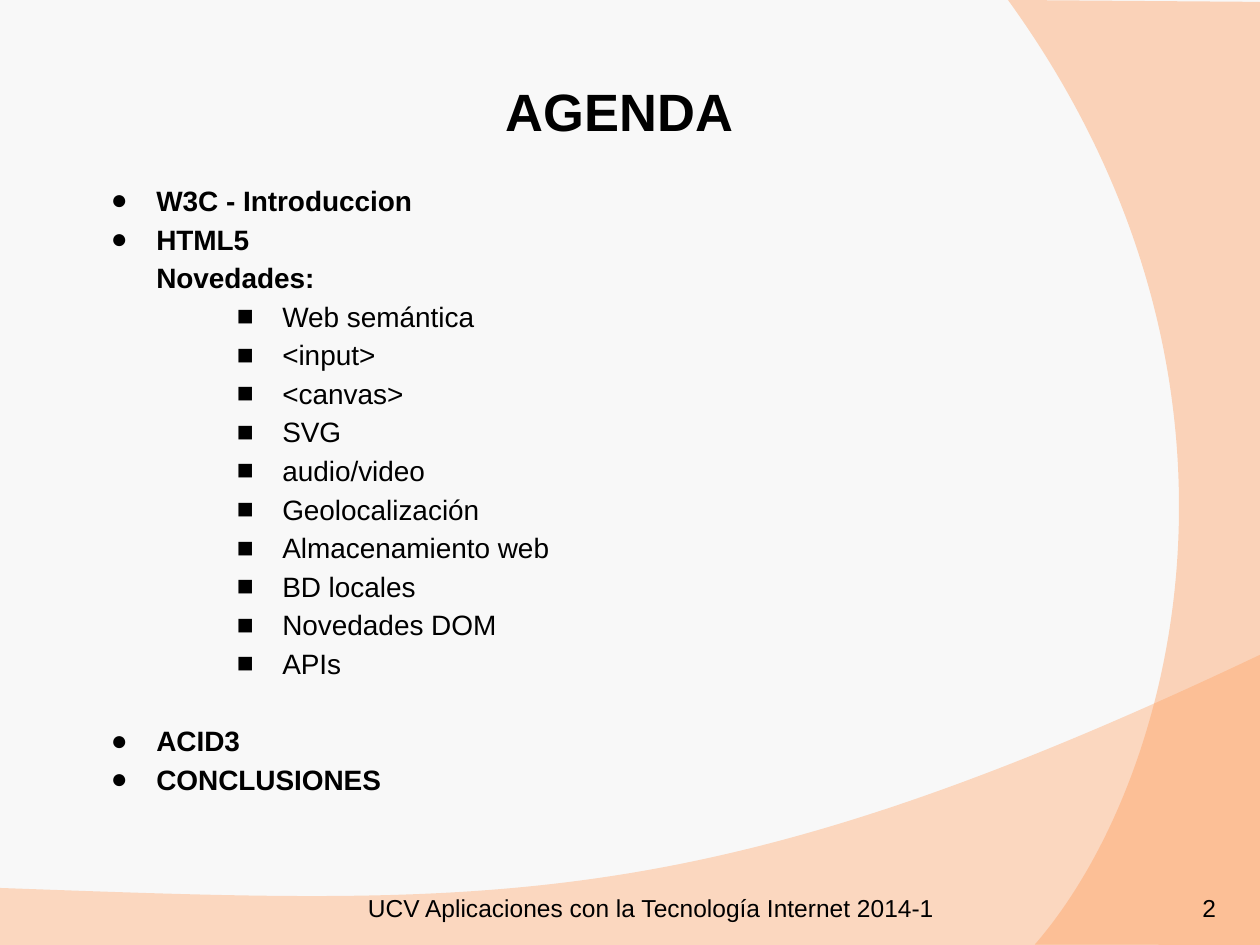
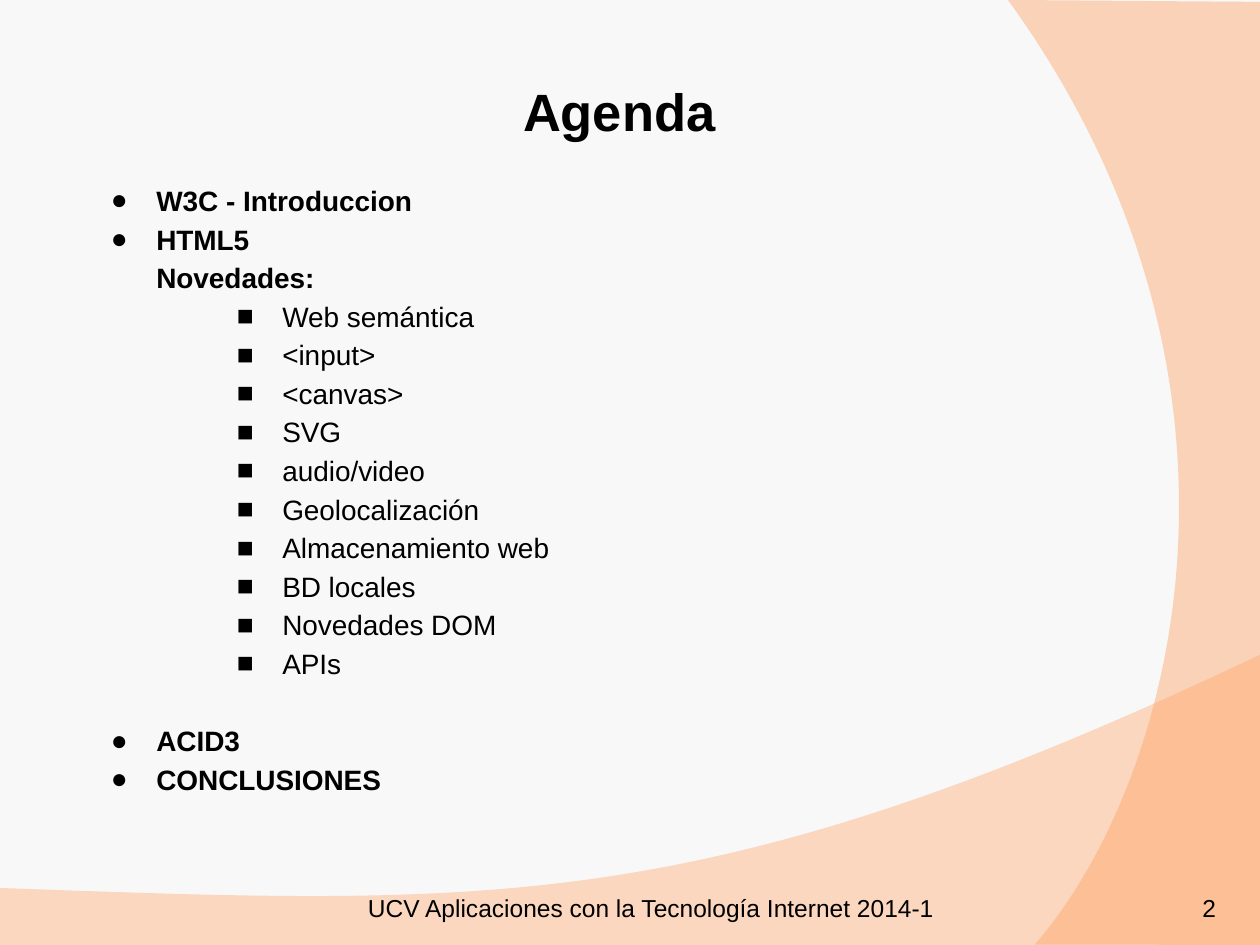
Before and after one commit to antonio-leal-batista/git, a slide deck: slide 2 of contenido/ATI_Expo_HTML5.2014-1.pptx. Drawn at 1260x945 pixels with LibreOffice and Linux fonts; fonts in the diff are those of the drawing. Boxes give left, top, right and bottom in pixels: in the first picture for what was removed or moved away, otherwise in the second. Text is boxed around its words. In the diff, an @@ line names an element or a change of style, - is before the commit and + after.

```diff
--- a/contenido/ATI_Expo_HTML5.2014-1.pptx
+++ b/contenido/ATI_Expo_HTML5.2014-1.pptx
@@ title at (523, 93, 715, 142): text changed @@
-AGENDA
+Agenda
```
Also in this commit, not shown: 1 other slide changed.
